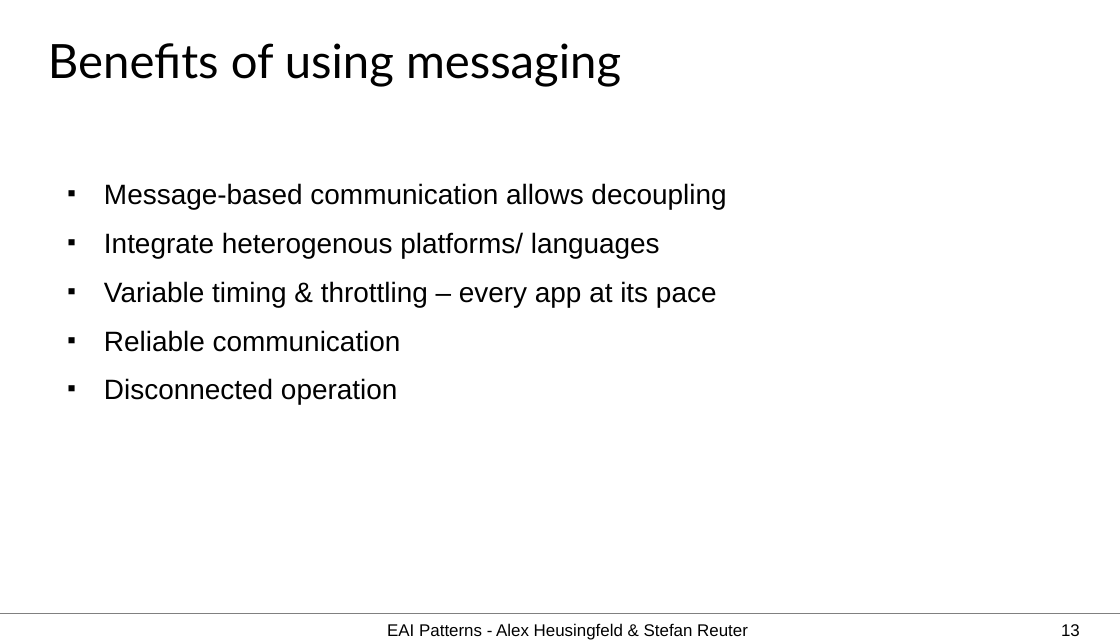
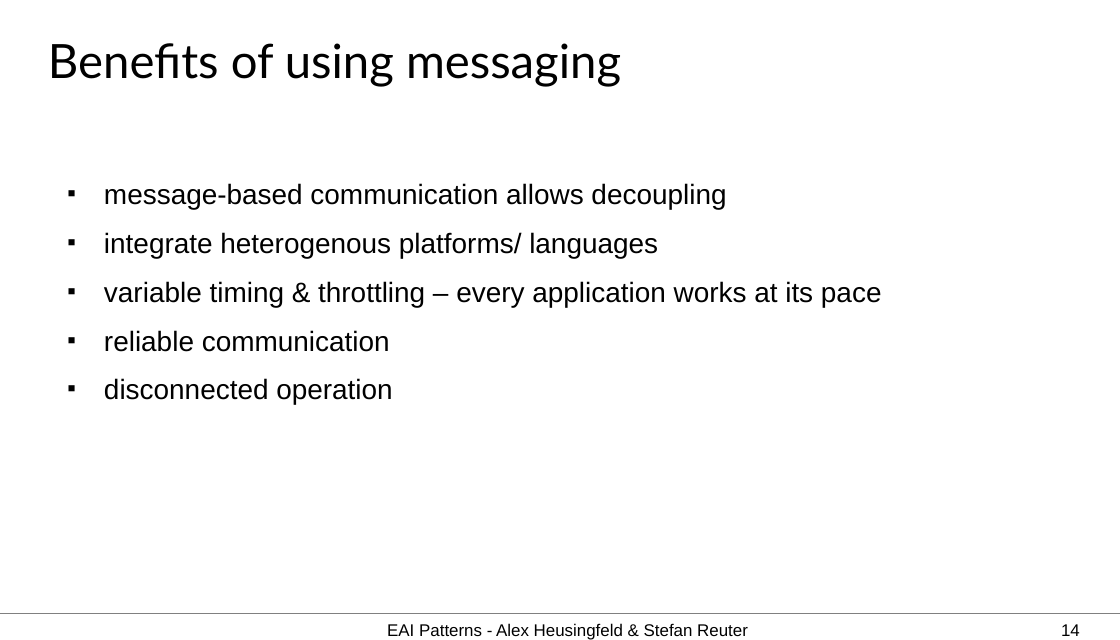
Before and after one commit to aheusingfeld/javaone2012, a slide deck: slide 14 of slides/eai-slides.odp (slide 13 before the commit). Drawn at 1120x640 pixels with LibreOffice and Linux fonts; fonts in the diff are those of the drawing. Boxes give left, top, right and bottom in pixels: in the first picture for what was removed or moved away, otherwise in the second. Text is boxed around its words. In the diff, an @@ line names an element or a change of style, - is before the commit and + after.

```diff
--- a/slides/eai-slides.odp
+++ b/slides/eai-slides.odp
@@ text at <box>104,183,882,405</box>: text changed @@
-■ Message-based communication allows decoupling
-■ Integrate heterogenous platforms/ languages
-■ Variable timing & throttling – every app at its pace
-■ Reliable communication
-■ Disconnected operation
+■ message-based communication allows decoupling
+■ integrate heterogenous platforms/ languages
+■ variable timing & throttling – every application works at its pace
+■ reliable communication
+■ disconnected operation
@@ page number at <box>1061,624,1080,636</box>: text changed @@
-13
+14
```
Also in this commit, not shown: 21 other slides changed, 3 slides added, 1 slide removed, 1 other file.
